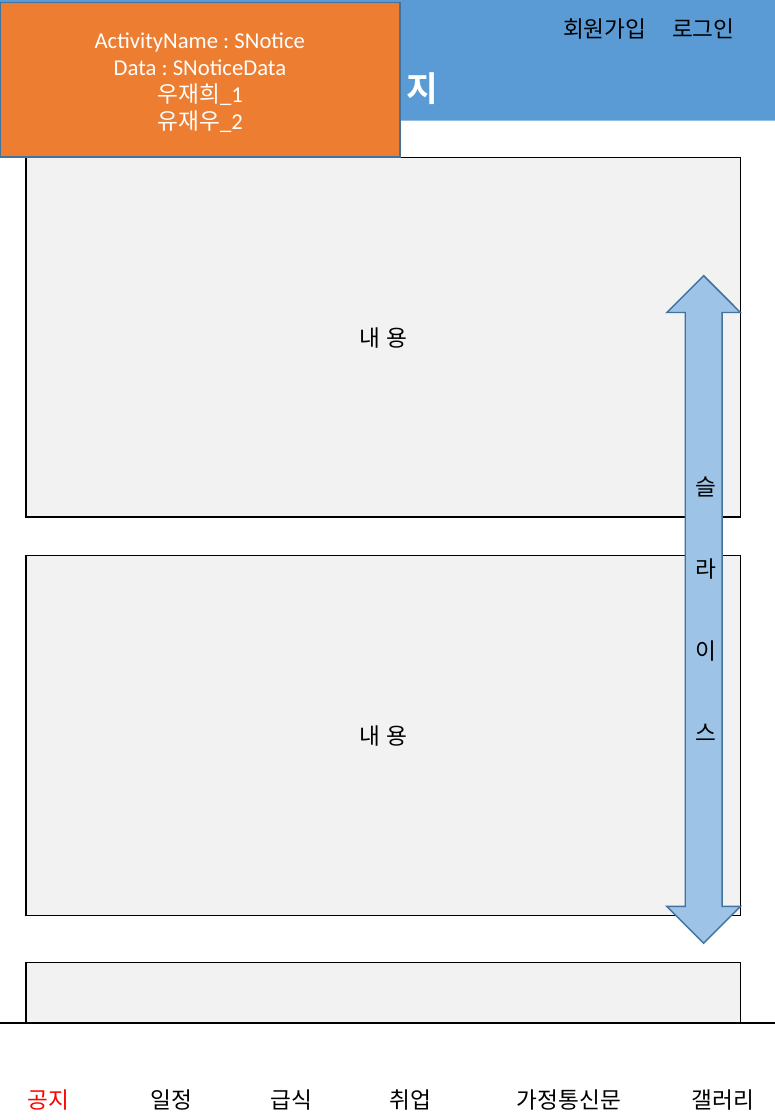
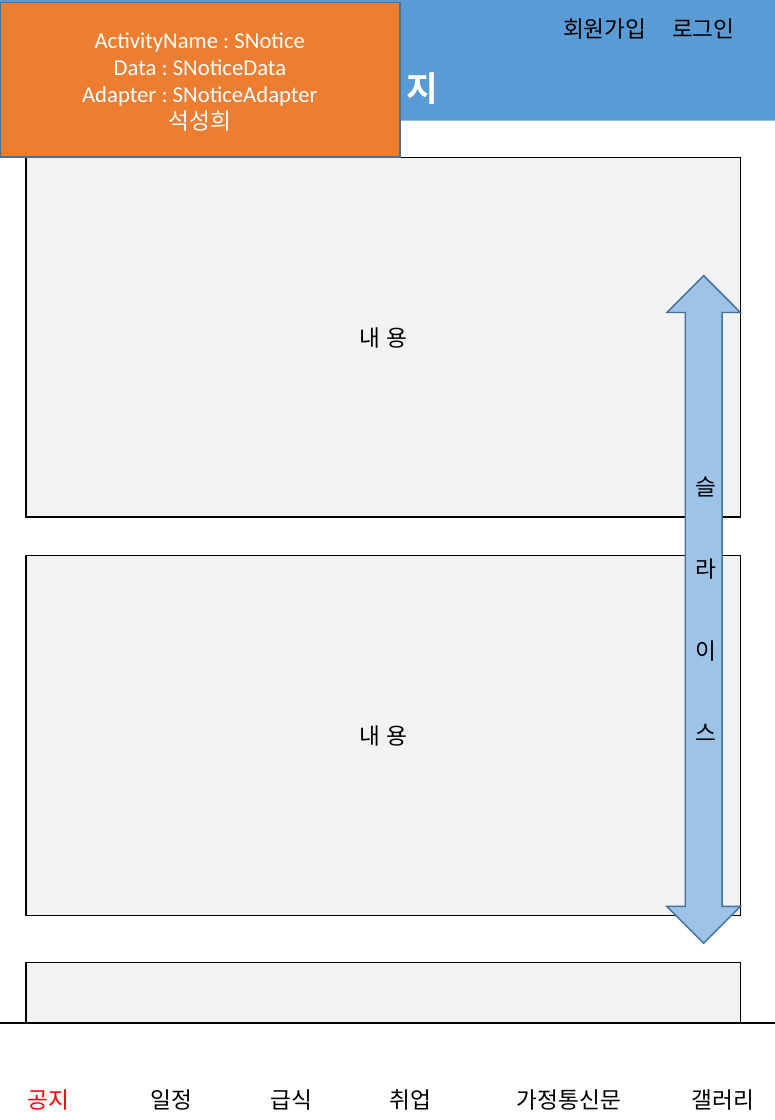
Before and after one commit to jungho-shin/SIHSchool, a slide deck: slide 2 of app/src/main/assets/어플_스토리보드.pptx. Drawn at 775x1120 pixels with LibreOffice and Linux fonts; fonts in the diff are those of the drawing; background and template pictures are left out. Boxes give left, top, right and bottom in pixels: in the first picture for what was removed or moved away, otherwise in the second. Text is boxed around its words. In the diff, an @@ line names an element or a change of style, - is before the commit and + after.

```diff
--- a/app/src/main/assets/어플_스토리보드.pptx
+++ b/app/src/main/assets/어플_스토리보드.pptx
@@ text in rectangle at bbox=[82, 86, 318, 131]: text changed @@
-우재희_1
-유재우_2
+Adapter : SNoticeAdapter
+석성희
```
Also in this commit, not shown: 11 other slides changed.
